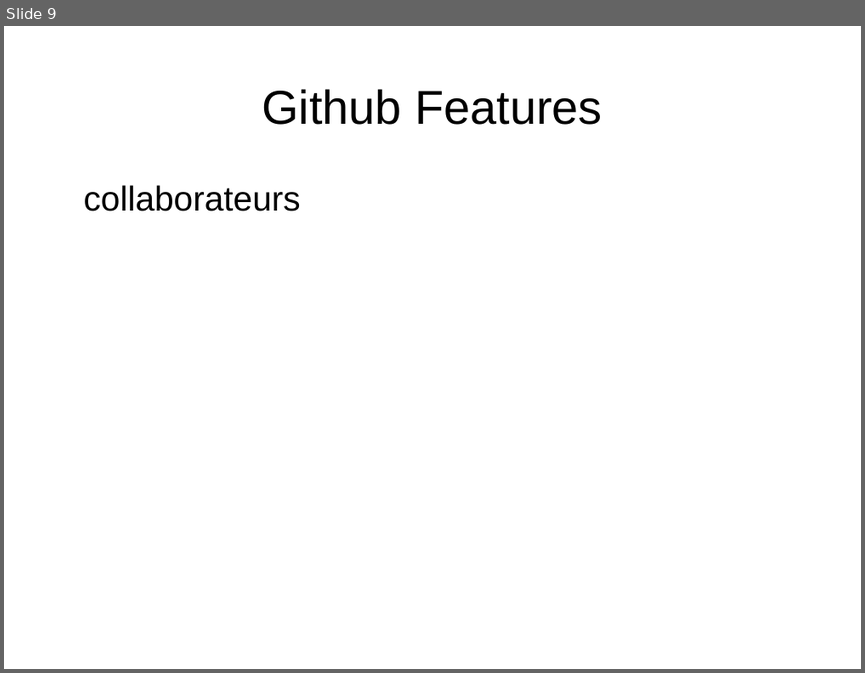
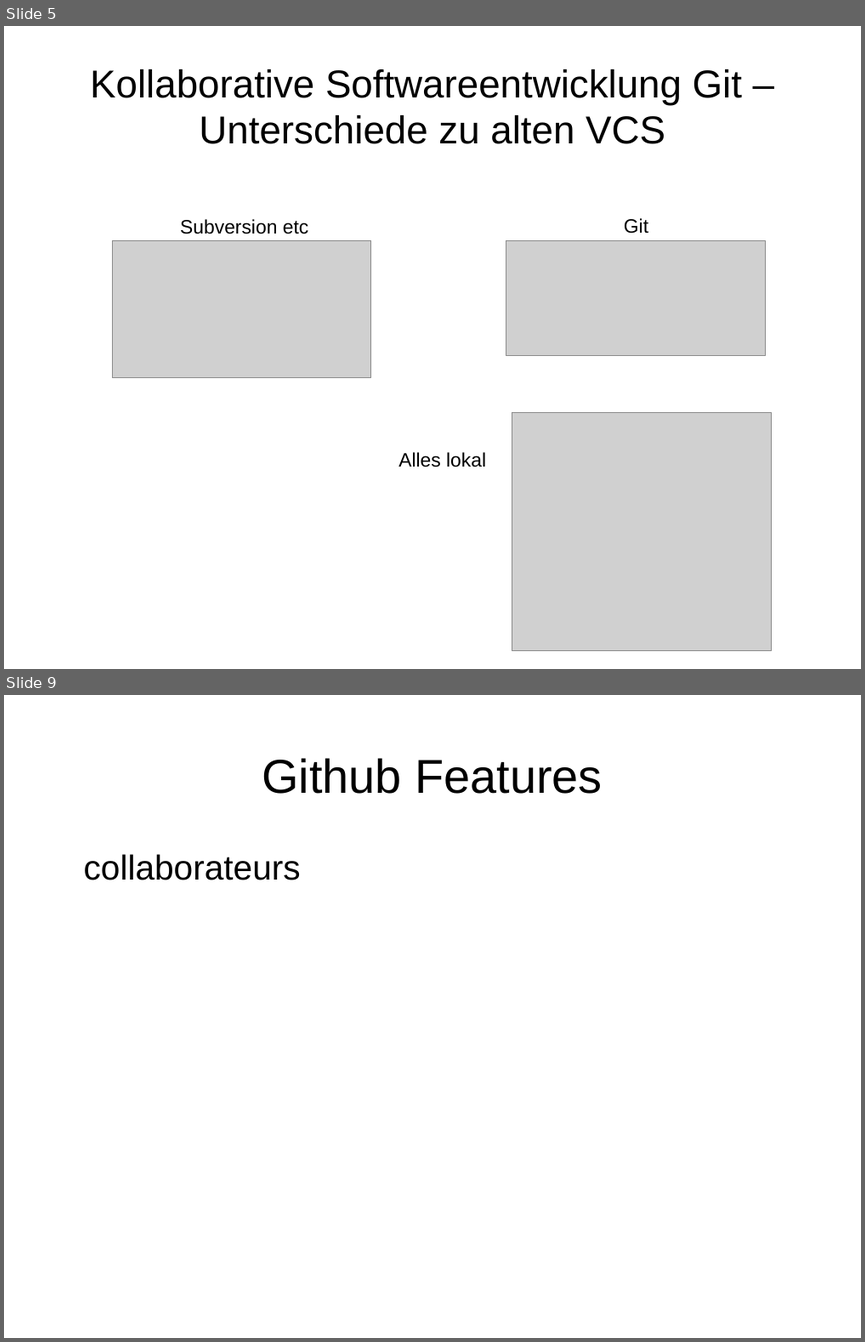
Before and after one commit to rommsen/Seminar_1905, a slide deck: referat/Kapitel4.odp. Shown one above the other, each under a label of ours: slide 9 before the commit, slides 5 and 9 after it; the slides between them are not shown. The pictures are 865x673 and 865x1342 pixels, drawn with LibreOffice and Linux fonts; fonts in the diff are those of the drawing; grey boxes stand for pictures. Boxes give left, top, right and bottom in pixels: in the first picture for what was removed or moved away, otherwise in the second. Text is boxed around its words. In the diff, an @@ line names an element or a change of style, - is before the commit and + after.

```diff
--- a/referat/Kapitel4.odp
+++ b/referat/Kapitel4.odp
@@ slide 5 added at <box>4,26,861,669</box>, background #FFFFFF @@
@@ title added at <box>90,69,742,144</box>, 36 pt, text #000000 @@
+Kollaborative Softwareentwicklung Git – Unterschiede zu alten VCS
@@ text added at <box>180,219,308,234</box>, 18 pt, text #000000 @@
+Subversion etc
@@ text added at <box>624,218,648,233</box>, 18 pt, text #000000 @@
+Git
@@ picture added at <box>112,240,371,378</box> @@
@@ picture added at <box>506,240,765,356</box> @@
@@ picture added at <box>512,413,772,651</box> @@
@@ text added at <box>398,452,486,467</box>, 18 pt, text #000000 @@
+Alles lokal
```
Also in this commit, not shown: 13 slides changed, 3 other slides added, 2 slides removed, 34 other files.
